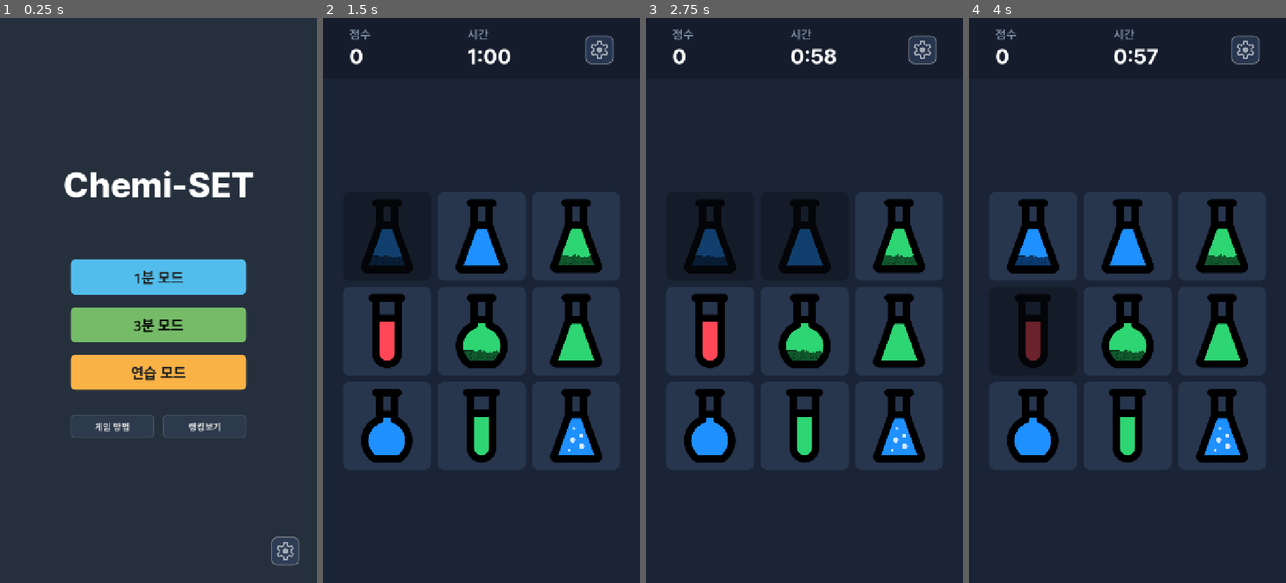
Above: before the commit, frames 1-4 (left to right).
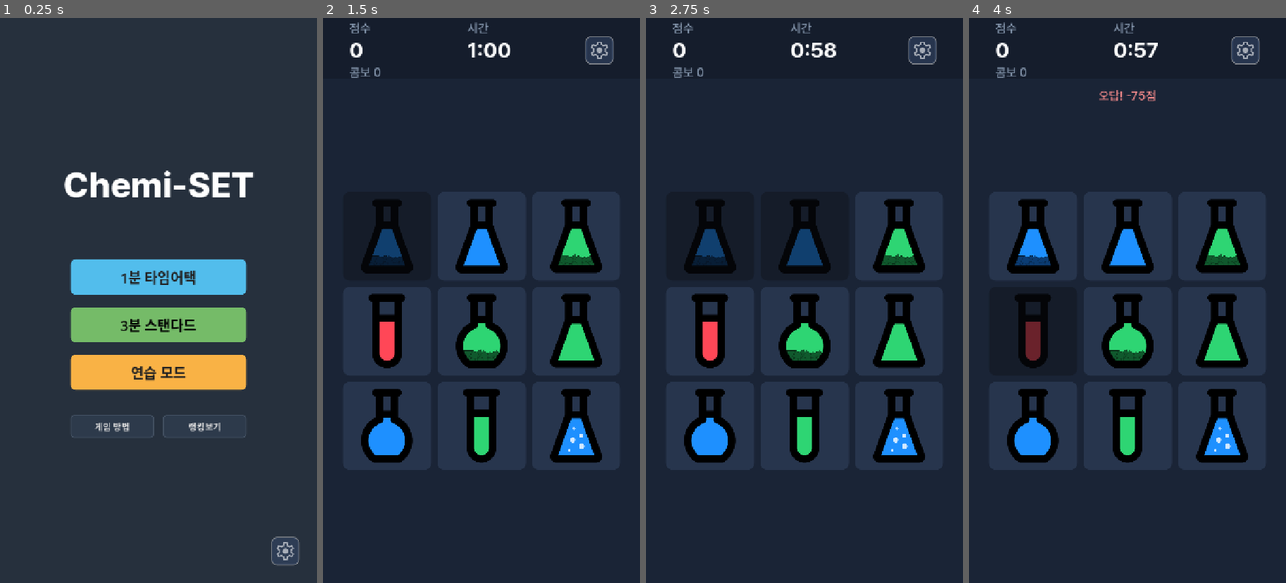
Above: after the commit, the same moments.

Repository: tyoonp99/Chemi-SET
Game: Godot game, scene res://title.tscn
Same seed, same stepped clock (60 frames per second), same inputs: the game is played once before the commit and once after it.
Inputs (mouse positions are in pixels of both pictures, inside the frame that each line leads up to):
- Up to frame 1 (0.25 s): no input
- Up to frame 2 (1.5 s): click "1분 모드" (after the commit: "1분 타임어택") at 0.5 s; click (386, 238) at 1.25 s
- Up to frame 3 (2.75 s): click (804, 238) at 2 s
- Up to frame 4 (4 s): click (1222, 238) at 2.75 s; click (1032, 328) at 3.5 s

The runs differ from the first frame. In frame 1, 0.7% of the frame differs, in the area x 38-62%, y 44-56%; in frame 2, 0.8%; in frame 3, 0.8%; in frame 4, 1.0%, in the area x 8-92%, y 0-15%.

Commit message:
rapid, standard, 연습모드 완료

Diff:
--- a/game_hud.gd
+++ b/game_hud.gd
@@ -4,14 +4,20 @@
 signal pause_pressed
 
 @onready var _score_value: Label = %ScoreValueLabel
+@onready var _combo_value: Label = %ComboValueLabel
 @onready var _time_value: Label = %TimeValueLabel
 @onready var _settings_button: Button = %SettingsButton
+@onready var _score_box: VBoxContainer = %ScoreBox
+@onready var _feedback_label: Label = %FeedbackLabel
+@onready var _feedback_timer: Timer = %FeedbackTimer
 
 func _ready() -> void:
 	_settings_button.pressed.connect(func() -> void: pause_pressed.emit())
+	_feedback_timer.timeout.connect(_feedback_label.hide)
 
-func set_score(score: int) -> void:
+func set_score(score: int, combo: int) -> void:
 	_score_value.text = str(score)
+	_combo_value.text = "콤보 %d" % combo
 
 func set_time(seconds_left: int, unlimited: bool) -> void:
 	if unlimited:
@@ -19,3 +25,12 @@
 		return
 	var minutes := floori(float(seconds_left) / 60.0)
 	_time_value.text = "%d:%02d" % [minutes, seconds_left % 60]
+
+func configure_for_mode(is_practice: bool) -> void:
+	_score_box.visible = not is_practice
+
+func show_feedback(message: String, positive: bool) -> void:
+	_feedback_label.text = message
+	_feedback_label.add_theme_color_override("font_color", Color("72e6a6") if positive else Color("ff8f8f"))
+	_feedback_label.show()
+	_feedback_timer.start()
--- a/game_hud.tscn
+++ b/game_hud.tscn
@@ -40,6 +40,7 @@
 layout_mode = 2
 
 [node name="ScoreBox" type="VBoxContainer" parent="Margin/Row" unique_id=2129330846]
+unique_name_in_owner = true
 layout_mode = 2
 size_flags_horizontal = 3
 
@@ -55,6 +56,13 @@
 theme_override_fonts/font = ExtResource("3_bold")
 theme_override_font_sizes/font_size = 48
 text = "0"
+
+[node name="ComboValueLabel" type="Label" parent="Margin/Row/ScoreBox"]
+unique_name_in_owner = true
+layout_mode = 2
+theme_override_colors/font_color = Color(0.54, 0.61, 0.7, 1)
+theme_override_font_sizes/font_size = 28
+text = "콤보 0"
 
 [node name="TimeBox" type="VBoxContainer" parent="Margin/Row" unique_id=1014196106]
 layout_mode = 2
@@ -83,3 +91,22 @@
 theme_override_styles/normal = ExtResource("5_settings")
 icon = ExtResource("4_settings")
 icon_alignment = 1
+
+[node name="FeedbackLabel" type="Label" parent="."]
+unique_name_in_owner = true
+layout_mode = 0
+offset_left = 60.0
+offset_top = 150.0
+offset_right = 660.0
+offset_bottom = 202.0
+theme_override_font_sizes/font_size = 28
+horizontal_alignment = 1
+vertical_alignment = 1
+text = ""
+visible = false
+mouse_filter = 2
+
+[node name="FeedbackTimer" type="Timer" parent="."]
+unique_name_in_owner = true
+wait_time = 1.8
+one_shot = true
--- a/main.gd
+++ b/main.gd
@@ -30,8 +30,10 @@
 		Global.MODE_SPEED:
 			_current_config["mode_id"] = Global.MODE_SPEED
 			_current_mode = SPEED_SCENE.instantiate()
-		Global.MODE_GYULHAP:
+		Global.MODE_GYULHAP, Global.MODE_PRACTICE:
 			_current_config["mode_id"] = Global.MODE_GYULHAP
+			if Global.selected_mode == Global.MODE_PRACTICE:
+				_current_config["mode_id"] = Global.MODE_PRACTICE
 			_current_mode = GYULHAP_SCENE.instantiate()
 		_:
 			push_warning("Requested mode is not implemented yet; loading Speed mode.")
@@ -41,13 +43,19 @@
 	_current_mode.connect(&"score_changed", _on_score_changed)
 	_current_mode.connect(&"time_changed", _on_time_changed)
 	_current_mode.connect(&"game_over", _on_game_over)
+	if _current_mode.has_signal(&"feedback_changed"):
+		_current_mode.connect(&"feedback_changed", _on_feedback_changed)
+	_ui.configure_for_mode(Global.selected_mode == Global.MODE_PRACTICE)
 	_current_mode.call("start", _current_config)
 
-func _on_score_changed(score: int, _combo: int) -> void:
-	_ui.set_score(score)
+func _on_score_changed(score: int, combo: int) -> void:
+	_ui.set_score(score, combo)
 
 func _on_time_changed(seconds_left: int, unlimited: bool) -> void:
 	_ui.set_time(seconds_left, unlimited)
+
+func _on_feedback_changed(message: String, positive: bool) -> void:
+	_ui.show_feedback(message, positive)
 
 func _on_game_over(result: Dictionary) -> void:
 	_current_result = result.duplicate(true)
--- a/mode_gyulhap.gd
+++ b/mode_gyulhap.gd
@@ -4,6 +4,7 @@
 signal score_changed(score: int, combo: int)
 signal time_changed(seconds_left: int, unlimited: bool)
 signal game_over(result: Dictionary)
+signal feedback_changed(message: String, positive: bool)
 
 var _selected_cards: Array[int] = []
 var _full_deck: Array[Dictionary] = []
@@ -15,12 +16,15 @@
 var _is_game_over := false
 var _last_time := -1
 var _config: Dictionary = {}
+var _mode_id: StringName = Global.MODE_GYULHAP
+var _is_practice := false
 
 @onready var _grid: GridContainer = %GridContainer
 @onready var _timer: Timer = %Timer
 @onready var _selection_label: Label = %SelectionLabel
 @onready var _hap_button: Button = %HapButton
 @onready var _gyul_button: Button = %GyulButton
+@onready var _found_haps_label: Label = %FoundHapsLabel
 
 func _ready() -> void:
 	for index in _grid.get_child_count():
@@ -31,19 +35,25 @@
 
 func start(config: Dictionary) -> void:
 	_config = config.duplicate(true)
+	_mode_id = StringName(_config.get("mode_id", Global.MODE_GYULHAP))
+	_is_practice = bool(_config.get("practice_mode", false))
 	_score = 0
 	_combo = 0
 	_max_combo = 0
 	_is_game_over = false
 	_last_time = -1
 	_redeal_board()
-	_timer.wait_time = int(_config.get("time_limit", 180))
-	_timer.start()
+	var time_limit := int(_config.get("time_limit", 180))
+	if time_limit <= 0:
+		_timer.stop()
+	else:
+		_timer.wait_time = time_limit
+		_timer.start()
 	score_changed.emit(_score, _combo)
 	_emit_time()
 
 func _process(_delta: float) -> void:
-	if not _is_game_over:
+	if not _is_game_over and not _is_practice:
 		_emit_time()
 
 func _on_card_pressed(index: int) -> void:
@@ -70,10 +80,25 @@
 			_found_hap_keys[hap_key] = true
 			_combo += 1
 			_max_combo = max(_max_combo, _combo)
-			_score += int(_config.get("hap_points", 100))
+			var earned_points := int(_config.get("hap_points", 100))
+			if not _is_practice:
+				_score += earned_points
+				feedback_changed.emit("합 성공! +%d점" % earned_points, true)
+			else:
+				feedback_changed.emit("합을 찾았습니다", true)
+			_update_found_haps_ui()
+		else:
+			var duplicate_penalty := int(_config.get("wrong_hap_penalty", 75))
+			_apply_penalty(duplicate_penalty)
+			feedback_changed.emit(
+				"이미 진행한 합입니다" if _is_practice else "이미 진행한 합입니다. -%d점" % duplicate_penalty,
+				false
+			)
 		_clear_selection()
 	else:
-		_apply_penalty(int(_config.get("wrong_hap_penalty", 100)))
+		var penalty := int(_config.get("wrong_hap_penalty", 75))
+		_apply_penalty(penalty)
+		feedback_changed.emit("합 실패" if _is_practice else "합 실패! -%d점" % penalty, false)
 		_clear_selection()
 	score_changed.emit(_score, _combo)
 
@@ -83,20 +108,31 @@
 	if _found_hap_keys.size() == _count_set_combinations():
 		_combo += 1
 		_max_combo = max(_max_combo, _combo)
-		_score += int(_config.get("gyul_points", 400))
+		var earned_points := int(_config.get("gyul_points", 400))
+		if not _is_practice:
+			_score += earned_points
+			feedback_changed.emit("결 성공! +%d점" % earned_points, true)
+		else:
+			feedback_changed.emit("결 성공! 새 보드를 준비합니다", true)
 		_redeal_board()
 	else:
-		_apply_penalty(int(_config.get("wrong_gyul_penalty", 150)))
+		var penalty := int(_config.get("wrong_gyul_penalty", 200))
+		_apply_penalty(penalty)
+		feedback_changed.emit("결 실패" if _is_practice else "결 실패! -%d점" % penalty, false)
 		_clear_selection()
 	score_changed.emit(_score, _combo)
 
 func _apply_penalty(points: int) -> void:
+	if _is_practice:
+		return
 	_score = max(0, _score - points)
 	_combo = 0
 
 func _redeal_board() -> void:
 	_selected_cards.clear()
 	_found_hap_keys.clear()
+	_found_haps_label.visible = _is_practice
+	_update_found_haps_ui()
 	_full_deck = CardCatalog.create_full_deck()
 	_full_deck.shuffle()
 	_board_cards.clear()
@@ -116,6 +152,20 @@
 func _update_selection_ui() -> void:
 	_selection_label.text = "선택: %d / 3" % _selected_cards.size()
 	_hap_button.disabled = _selected_cards.size() != 3
+
+func _update_found_haps_ui() -> void:
+	if not _is_practice:
+		return
+	if _found_hap_keys.is_empty():
+		_found_haps_label.text = "찾은 합: 아직 없습니다"
+		return
+	var entries: PackedStringArray = []
+	var hap_keys: Array = _found_hap_keys.keys()
+	hap_keys.sort()
+	for hap_key in hap_keys:
+		var indices: PackedStringArray = String(hap_key).split("-")
+		entries.append("%d·%d·%d" % [int(indices[0]) + 1, int(indices[1]) + 1, int(indices[2]) + 1])
+	_found_haps_label.text = "찾은 합 (%d): %s" % [_found_hap_keys.size(), "  |  ".join(entries)]
 
 func _count_set_combinations() -> int:
 	var count := 0
@@ -139,6 +189,9 @@
 	(_grid.get_child(index) as Button).icon = load(CardCatalog.texture_path_for(card_data))
 
 func _emit_time() -> void:
+	if _is_practice:
+		time_changed.emit(0, true)
+		return
 	var seconds_left := ceili(_timer.time_left)
 	if seconds_left != _last_time:
 		_last_time = seconds_left
@@ -150,7 +203,7 @@
 	_is_game_over = true
 	time_changed.emit(0, false)
 	game_over.emit({
-		"mode": Global.MODE_GYULHAP,
+		"mode": _mode_id,
 		"score": _score,
 		"combo": _max_combo
 	})
--- a/mode_gyulhap.tscn
+++ b/mode_gyulhap.tscn
@@ -50,7 +50,7 @@
 anchor_right = 1.0
 anchor_bottom = 1.0
 offset_top = 137.0
-offset_bottom = -190.0
+offset_bottom = -310.0
 grow_horizontal = 2
 grow_vertical = 2
 theme_override_constants/margin_left = 45
@@ -157,7 +157,7 @@
 anchor_top = 1.0
 anchor_bottom = 1.0
 offset_left = 60.0
-offset_top = -170.0
+offset_top = -290.0
 offset_right = -60.0
 offset_bottom = -30.0
 grow_vertical = 0
@@ -195,5 +195,19 @@
 theme_override_styles/normal = ExtResource("3_sub")
 text = "결 선언"
 
+[node name="FoundHapsLabel" type="Label" parent="ActionBar"]
+unique_name_in_owner = true
+custom_minimum_size = Vector2(0, 72)
+layout_mode = 2
+theme_override_colors/font_color = Color(0.72, 0.8, 0.87, 1)
+theme_override_font_sizes/font_size = 28
+text = "찾은 합: 아직 없습니다"
+horizontal_alignment = 1
+vertical_alignment = 1
+autowrap_mode = 2
+max_lines_visible = 2
+text_overrun_behavior = 3
+visible = false
+
 [node name="Timer" type="Timer" parent="."]
 unique_name_in_owner = true
--- a/mode_speed.gd
+++ b/mode_speed.gd
@@ -4,6 +4,7 @@
 signal score_changed(score: int, combo: int)
 signal time_changed(seconds_left: int, unlimited: bool)
 signal game_over(result: Dictionary)
+signal feedback_changed(message: String, positive: bool)
 
 var _selected_cards: Array[int] = []
 var _full_deck: Array[Dictionary] = []
@@ -84,12 +85,17 @@
 	if SetRules.is_set(cards):
 		_combo += 1
 		_max_combo = max(_max_combo, _combo)
-		_score += _correct_answer_points(_count_set_combinations())
+		var earned_points := _correct_answer_points(_count_set_combinations())
+		_score += earned_points
+		feedback_changed.emit("정답! +%d점" % earned_points, true)
 		_refill_cards()
 	else:
+		var penalty := 0
 		if _uses_difficulty_scoring():
-			_score = max(0, _score - int(_scoring.get("wrong_penalty", 75)))
+			penalty = int(_scoring.get("wrong_penalty", 75))
+			_score = max(0, _score - penalty)
 		_combo = 0
+		feedback_changed.emit("오답! -%d점" % penalty if penalty > 0 else "오답입니다", false)
 	score_changed.emit(_score, _combo)
 
 func _correct_answer_points(remaining_answers: int) -> int:
--- a/popup_panel_style.tres
+++ b/popup_panel_style.tres
@@ -1,4 +1,4 @@
-[gd_resource type="StyleBoxFlat" format=3]
+[gd_resource type="StyleBoxFlat" format=3 uid="uid://dg4sc8k2d738s"]
 
 [resource]
 content_margin_left = 0.0
--- a/title.gd
+++ b/title.gd
@@ -46,8 +46,17 @@
 	get_tree().change_scene_to_file("res://main.tscn")
 
 func _on_btn_practice_pressed():
-	# Practice 전용 씬이 추가되기 전까지는 Speed 규칙을 무제한·비랭킹으로 제공한다.
-	_start_speed_mode(0, false)
+	Global.configure_mode(Global.MODE_PRACTICE, {
+		"mode_id": Global.MODE_PRACTICE,
+		"time_limit": 0,
+		"ranking_enabled": false,
+		"practice_mode": true,
+		"hap_points": 0,
+		"gyul_points": 0,
+		"wrong_hap_penalty": 0,
+		"wrong_gyul_penalty": 0
+	})
+	get_tree().change_scene_to_file("res://main.tscn")
 
 func _start_speed_mode(time_limit: int, ranking_enabled: bool, scoring: Dictionary = {}) -> void:
 	Global.configure_mode(Global.MODE_SPEED, {
--- a/title.tscn
+++ b/title.tscn
@@ -117,7 +117,7 @@
 theme_override_colors/font_color = Color(0.13333334, 0.13333334, 0.13333334, 1)
 theme_override_font_sizes/font_size = 32
 theme_override_styles/normal = SubResource("StyleBoxFlat_3xoar")
-text = "1분 모드"
+text = "1분 타임어택"
 
 [node name="Btn3Min" type="Button" parent="VBoxContainer/VBoxContainer" unique_id=1557487012]
 unique_name_in_owner = true
@@ -126,7 +126,7 @@
 theme_override_colors/font_color = Color(0, 0, 0, 1)
 theme_override_font_sizes/font_size = 32
 theme_override_styles/normal = SubResource("StyleBoxFlat_kpexm")
-text = "3분 모드"
+text = "3분 스탠다드"
 
 [node name="BtnPractice" type="Button" parent="VBoxContainer/VBoxContainer" unique_id=1239171043]
 unique_name_in_owner = true
--- a/ui_manager.gd
+++ b/ui_manager.gd
@@ -37,13 +37,21 @@
 
 	hide_all_popups()
 
-func set_score(score: int) -> void:
+func set_score(score: int, combo: int = 0) -> void:
 	if _hud:
-		_hud.set_score(score)
+		_hud.set_score(score, combo)
 
 func set_time(seconds_left: int, unlimited: bool = false) -> void:
 	if _hud:
 		_hud.set_time(seconds_left, unlimited)
+
+func configure_for_mode(is_practice: bool) -> void:
+	if _hud:
+		_hud.configure_for_mode(is_practice)
+
+func show_feedback(message: String, positive: bool) -> void:
+	if _hud:
+		_hud.show_feedback(message, positive)
 
 func show_pause() -> void:
 	if _pause_popup:
